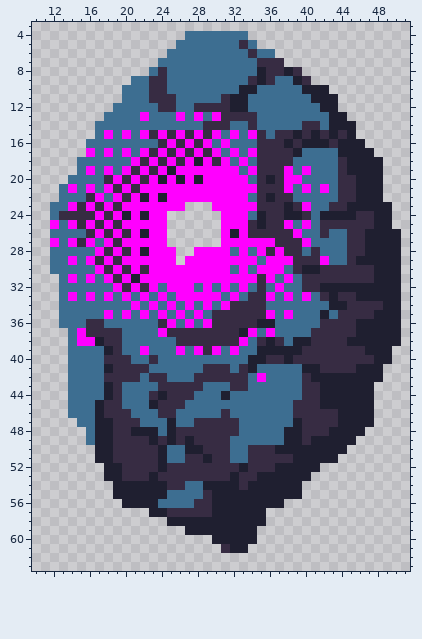
File history of a pixel-art sprite, Sprites/Characters/Small_enemy_windup/Small_enemy_windup_Full14.png. Above: the version before the commit.
The file is 64x64 pixels. Shown: x 10..51, y 3..63.
After the commit:
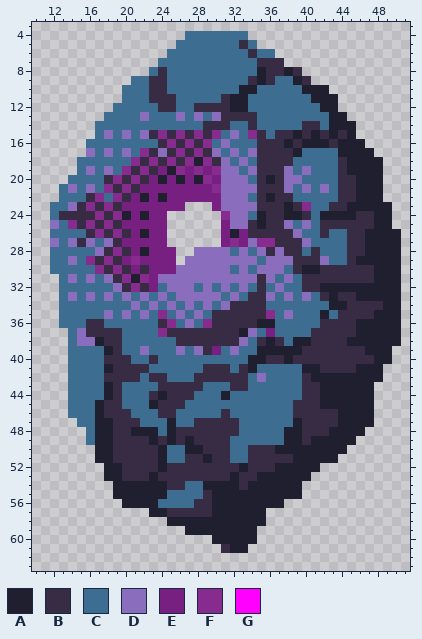
Palette (. is transparent): A #1f1f30  B #372c43  C #3d6e91  D #8a6ebd  E #781f82  F #872c8e  G #ff00ff
The edit:
@@ x 10..51 @@
 12 .........CCCCCBBCCBBBBAACCCCCCCCAA........
-13 ........CCCCGCCCGCGCGBBBBCCCCCCCCAA.......
+13 ........CCCCDCCCDCDCDBBBBCCCCCCCCAA.......
 14 .......CCCCCCCCCCCCBBBCCBCCCCCBBCAAA......
-15 .......CGCGCGBGBGBGBGCGCGBCBBABABABA......
-16 ......CCCCCCCCBGBGBGCGCCCBBBABAAABAAA.....
-17 ......GCGCGCGBGBGBGBGCGCGBBBBACCCCAAAA....
-18 .....CCCCCCGBGBGBGAGBGCGCBBBBCCCCCBAAAA...
-19 .....CGCGCGBGBGAGGGGGGGCGBBBGCGCCCBAAAA...
-20 ....CCCCBGBGBGAGAGAGGGGGCBABGGCCCCBBAAA...
-21 ...CGCGCGBGBGGGGGGGGGGGGGBBBGCGCGCBBAAA...
-22 ...CCCBGCGBGAGAGGGGGGGGGCBABBCCCCCBBAAA...
-23 ..CCGBGBGBGGGGGGG...GGGGGBBBABGCCBBAAAAA..
-24 ..CBBBBGBGAGAGG......GGGCABBAABCAAAABBAA..
-25 ..GCGBGBGBGGGGG......GGGBABBGCGCBBBBBBAA..
-26 ..CCCCBGBGBGAGG......GAGBBBBBGCCBCCBBAAAA.
-27 ..GCGBGCGBGGGGG......GGGGGGBBBGCCCCBBAAAA.
-28 ..CCCCCGBGBGAGGG..GGGGCGCGBGBBCBCCCBBAAAA.
-29 ..CCGCGBGBGGGGGG.GGGGGGGGCGGGBBBGCCBAAAAA.
-30 ..CCCCCGBGBGBGGGGGGGGGCGCGGGCBAABBBBBBAAA.
-31 ...CGCGCGBGAGGGGGGGGGGGGGBGCGCBBBBBBBBAAA.
-32 ...CCCCCCGBGBGCGGGCGCGCGCBCGCCBBAAAAAAAAA.
-33 ...CGCGCGCGCGCGCGGGGGCGCBBGCGCGCBABBAAAAA.
-34 ...CCCCCCCCGCGCGCGCGCGBBBBCCCCCCCAABBBBAA.
-35 ...CCCCCGCGCGCGCGCGCBBBBBBGCGCCCACBBBBAAA.
-36 ...CCCBBCCCCCCBGCGCGBBBBBAACCCCCBBBBAAAAA.
-37 ....CGBBBBCCCCGBBBBBBBBAGCGCCCCBBBBBAAAAA.
-38 ....CGGABBCCCCCCBBBBBBBGCBABCAABBBBAAAAAA.
-39 ....CCCCABCCGCCCGCGBGCGCCAAAAABBBBBBBAAA..
+15 .......CDCDCDBFBFBFBFCDCFBCBBABABABA......
+16 ......CCCCCCCCBFBFBFCDCCCBBBABAAABAAA.....
+17 ......DCDCDCFBDBFBFBDCDCDBBBBACCCCAAAA....
+18 .....CCCCCCFBFBFBFAFBDCDCBBBBCCCCCBAAAA...
+19 .....CDCDCFBFBEAFEFEFDDCDBBBDCDCCCBAAAA...
+20 ....CCCCBFBFBEAEAEAFEDDDCBABDDCCCCBBAAA...
+21 ...CDCDCFBFBEEEEEEEEFDDDDBBBDCDCDCBBAAA...
+22 ...CCCBFCFBEAEAEEEEEEDDDCBABBCCCCCBBAAA...
+23 ..CCDBFBFBEEEEEEE...EDDDDBBBABFCCBBAAAAA..
+24 ..CBBBBFBFAEAEE......FDDCABBAABCAAAABBAA..
+25 ..DCFBFBFBEEEEE......EDDBABBDCDCBBBBBBAA..
+26 ..CCCCBFBFBEAEE......EAEBBBBBDCCBCCBBAAAA.
+27 ..DCDBDCDBEEEEE......EFEDFFBBBDCCCCBBAAAA.
+28 ..CCCCCDBFBEAEEE..DDDDCDCDBDBBCBCCCBBAAAA.
+29 ..CCDCFBFBEFEEEE.DDDDDDDDCDDDBBBDCCBAAAAA.
+30 ..CCCCCFBFBEBEEEDDDDDDCDCDDDCBAABBBBBBAAA.
+31 ...CDCDCDBFAFEDDDDDDDDDDDBDCDCBBBBBBBBAAA.
+32 ...CCCCCCDBFBECDDDCDCDCDCBCDCCBBAAAAAAAAA.
+33 ...CDCDCDCDCDCDCDDDDDCDCBBDCDCDCBABBAAAAA.
+34 ...CCCCCCCCDCDCDCDCDCDBBBBCCCCCCCAABBBBAA.
+35 ...CCCCCDCDCDCFCDCDCBBBBBBFCDCCCACBBBBAAA.
+36 ...CCCBBCCCCCCBFCDCFBBBBBAACCCCCBBBBAAAAA.
+37 ....CDBBBBCCCCFBBBBBBBBADCECCCCBBBBBAAAAA.
+38 ....CDDABBCCCCCCBBBBBBBDCBABCAABBBBAAAAAA.
+39 ....CCCCABCCDCCCDCDBECDCCAAAAABBBBBBBAAA..
 40 ....CCCCBBBCCBCCCCCCCCCCAABBABBBBBBBBBAA..
 41 ....CCCCABBBBCCCCCCBBBCBACCCCCAABBBBAAA...
-42 ....CCCCBBBBCBBCCCBBBBBBCGCCCCBAAAAAAAA...
+42 ....CCCCBBBBCBBCCCBBBBBBCDCCCCBAAAAAAAA...
 43 ....CCCCABCCCCBBBBBCCCBBCCCCCCBBAAAAAA....
